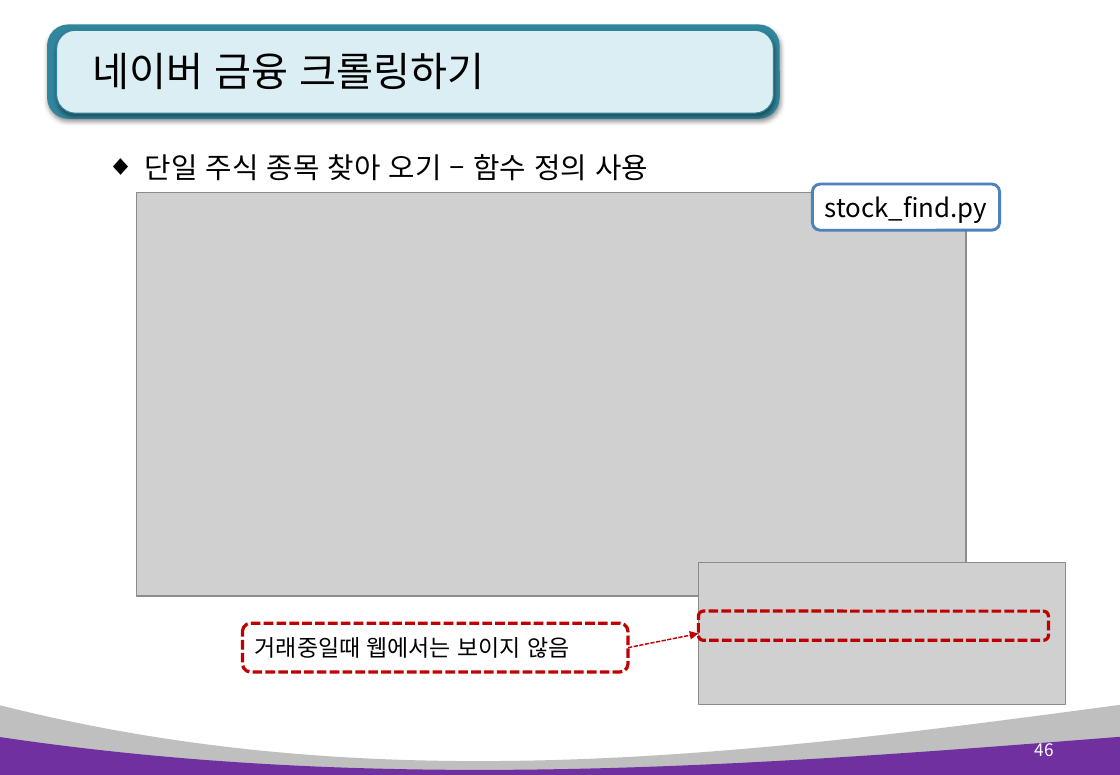
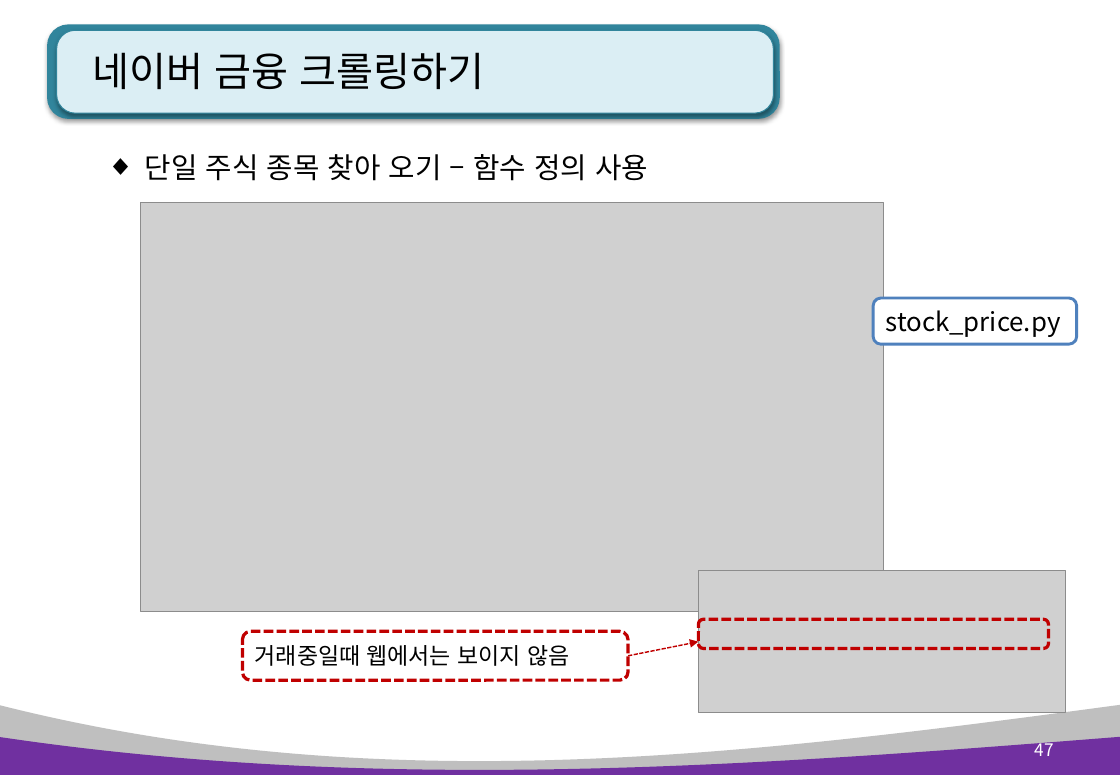
Before and after one commit to kiyongee2/green_project_web, a slide deck: slide 47 of python_ppt/Python 12장. 정규표현식과 웹 스크래핑.pptx (slide 46 before the commit). Drawn at 1120x775 pixels with LibreOffice and Linux fonts; fonts in the diff are those of the drawing; grey boxes stand for pictures. Boxes give left, top, right and bottom in pixels: in the first picture for what was removed or moved away, otherwise in the second. Text is boxed around its words. In the diff, an @@ line names an element or a change of style, - is before the commit and + after.

```diff
--- a/python_ppt/Python 12장. 정규표현식과 웹 스크래핑.pptx
+++ b/python_ppt/Python 12장. 정규표현식과 웹 스크래핑.pptx
@@ picture: place and size @@
-picture at [137, 192, 967, 597]
+picture at [141, 203, 883, 612]
@@ rounded rectangle "stock_price.py": place and size @@
-rounded rectangle "stock_price.py" at [813, 184, 1000, 231]
+rounded rectangle "stock_price.py" at [874, 298, 1078, 344]
@@ text in rounded rectangle at [886, 310, 1061, 337]: text changed @@
-stock_find.py
+stock_price.py
@@ 2 rounded rectangles, 1 picture, 1 arrow: place and size @@
-2 rounded rectangles, 1 picture, 1 arrow at [243, 563, 1066, 705]
+2 rounded rectangles, 1 picture, 1 arrow at [243, 571, 1066, 714]
@@ page number at [1034, 739, 1053, 756]: text changed @@
-46
+47
```
Also in this commit, not shown: 6 other slides changed, 1 slide added, 1 other file.
